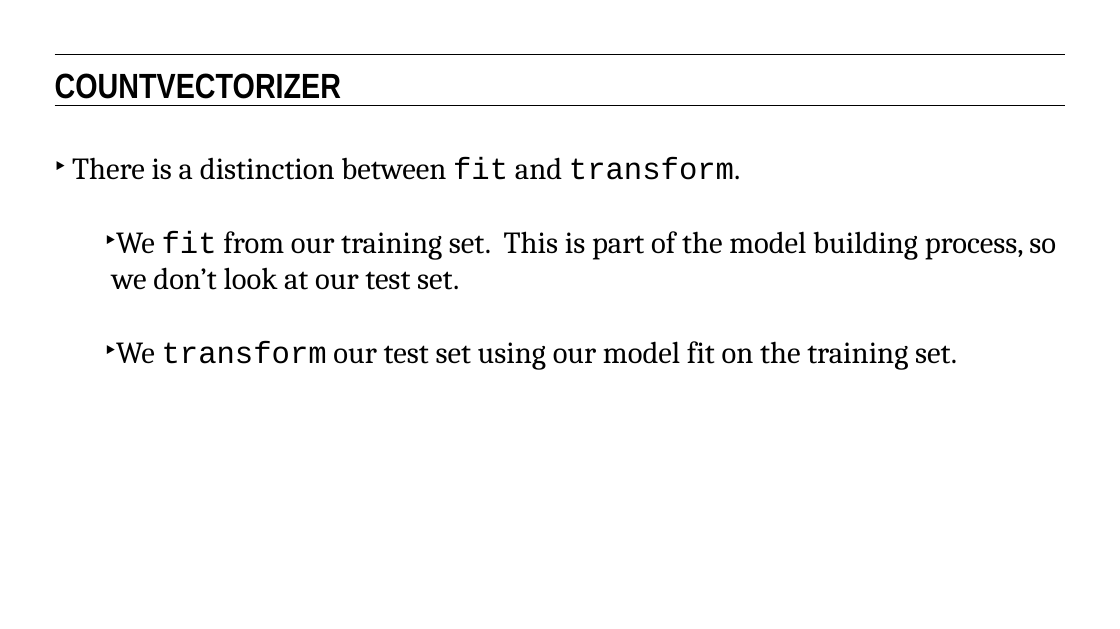
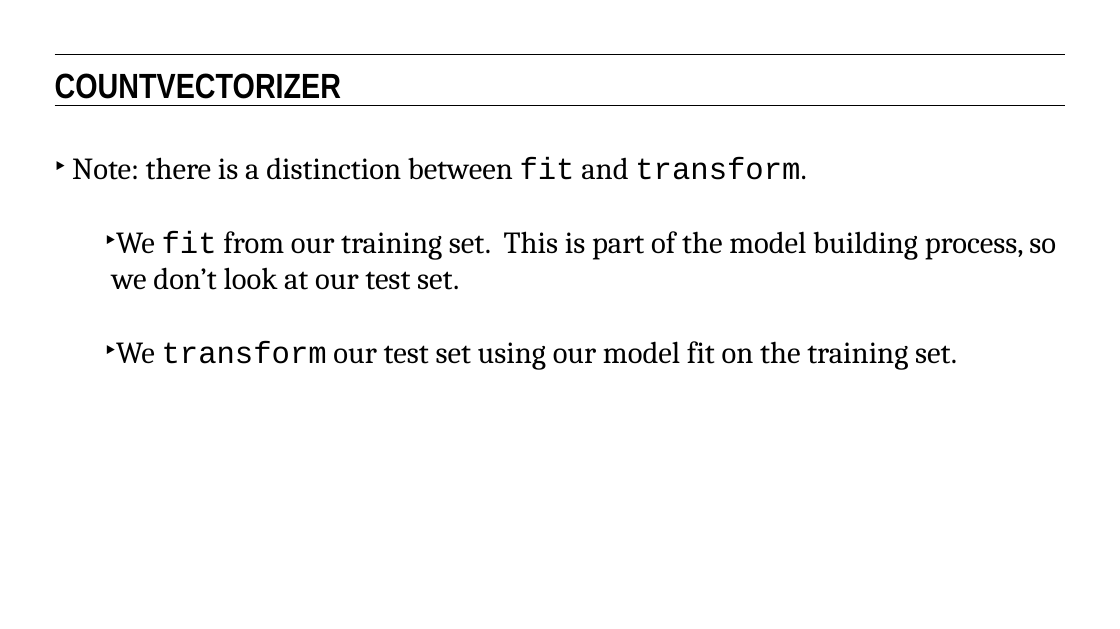
Before and after one commit to eflautt/ga-data-science, a slide deck: slide 49 of lessons/lesson-13/13-natural-language-processing-and-text-classification.pptx (slide 45 before the commit). Drawn at 1120x629 pixels with LibreOffice and Linux fonts; fonts in the diff are those of the drawing. Boxes give left, top, right and bottom in pixels: in the first picture for what was removed or moved away, otherwise in the second. Text is boxed around its words. In the diff, an @@ line names an element or a change of style, - is before the commit and + after.

```diff
--- a/lessons/lesson-13/13-natural-language-processing-and-text-classification.pptx
+++ b/lessons/lesson-13/13-natural-language-processing-and-text-classification.pptx
@@ text at (72,157,806,180): text changed @@
-‣ There is a distinction between fit and transform.
+‣ Note: there is a distinction between fit and transform.
```
Also in this commit, not shown: 15 other slides changed, 5 slides added.
